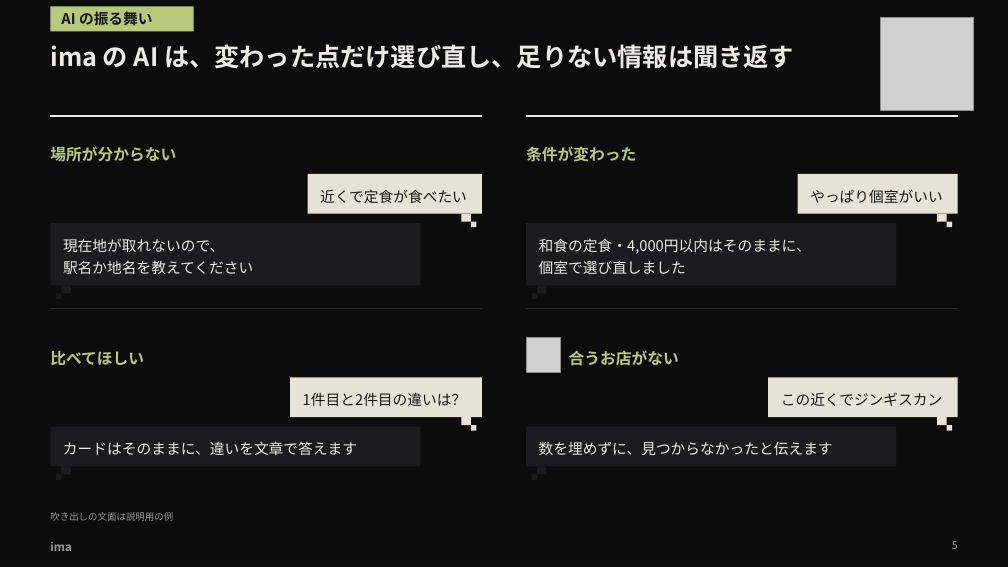
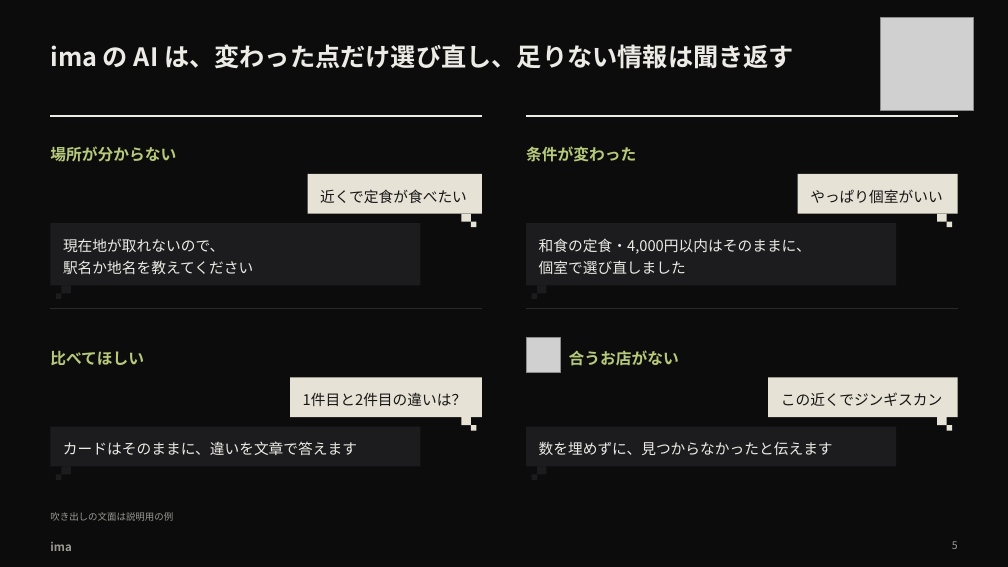
Before and after one commit to takapom/ima-app, a slide deck: slide 6 of docs/pitch/ima-pitch.pptx. Drawn at 1008x567 pixels with LibreOffice and Linux fonts; fonts in the diff are those of the drawing; grey boxes stand for pictures. Boxes give left, top, right and bottom in pixels: in the first picture for what was removed or moved away, otherwise in the second. Text is boxed around its words. In the diff, an @@ line names an element or a change of style, - is before the commit and + after.

```diff
--- a/docs/pitch/ima-pitch.pptx
+++ b/docs/pitch/ima-pitch.pptx
@@ rectangle removed at <box>51,6,194,31</box> @@
-AI の振る舞い
```
Also in this commit, not shown: 7 other slides changed, 5 other files.
